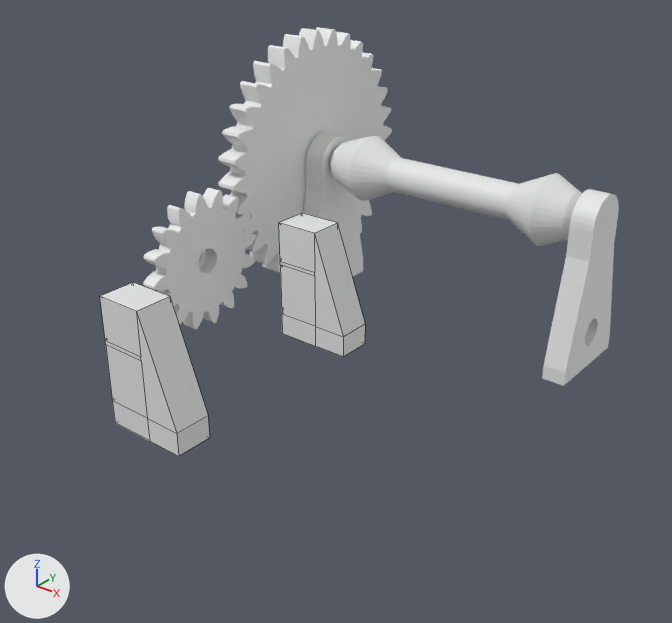
What one commit did to the Blender file shadeopener/modeling/shades.blend.
One viewpoint serves both versions: a camera (50 mm lens) standing at (141.5, -129.4, 82.3) and looking at (33.4, 5.8, -1.5). The lights are fixed; the arrows at lower left show +X, +Y and +Z. Mesh edges are drawn as thin lines on the coarser meshes.

The scene before the commit, as lines of its bpy script (objects in view):
```python
me_cube_007 = bpy.data.meshes.new('Cube.007')
me_cube_007.from_pydata(...)  # 333 vertices, 386 faces, 15 loose edges; spans x 0.5..5.5, y -11.0..10.9, z -32.8..6.0
me_plane_000 = bpy.data.meshes.new('Plane.000')
me_plane_000.from_pydata(...)  # 285 vertices, 341 faces; spans x -22.0..67.0, y -8.1..91.9, z -15.0..0.4
me_plane_002 = bpy.data.meshes.new('Plane.002')
me_plane_002.from_pydata(...)  # 152 vertices, 156 faces, 74 loose edges; spans x 0.0..18.0, y -4.0..3.9, z -13.0..14.2
ob_bottom_plate_1_001 = bpy.data.objects.new('bottom plate 1.001', me_plane_000)
ob_bottom_plate_1_001.location = (11.8, -32.0, -3.3)
ob_bottom_plate_1_001.hide_viewport = True
ob_servo_holder_2 = bpy.data.objects.new('servo holder 2', me_plane_002)
ob_servo_holder_2.location = (11.8, -32.0, -3.3)
ob_spool_holder = bpy.data.objects.new('spool holder', me_cube_007)
ob_spool_holder.location = (-1.0, 42.6, 16.5)
# also in view: 'spool holder 2' at (71.0, 42.5, 3.1); 'servo holder 1' at (20.8, 16.7, -2.7); 'spool' at (38.6, 42.5, 16.5); 'pinion gear' at (-3.7, 3.0, 1.7); 'spur gear' at (4.0, 42.6, 16.5)
```
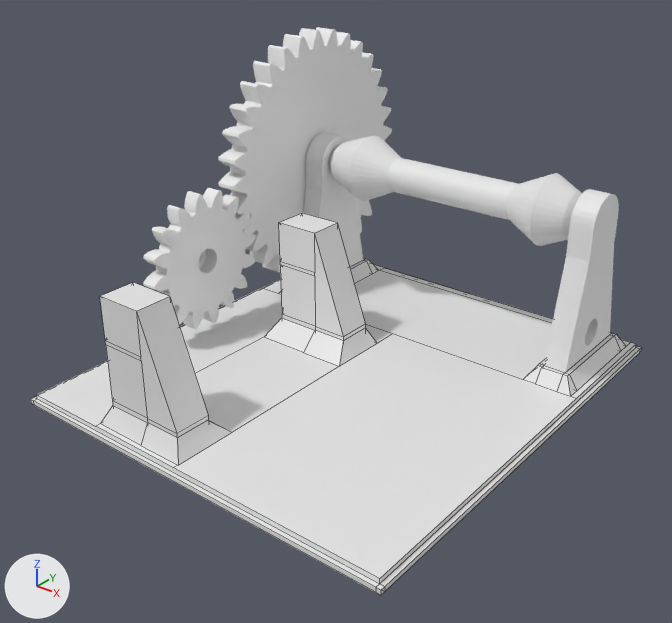
Commit message: Separated servo holders from bottom plate

Where the change shows, as pixel boxes [x1, y1, x2, y2] in the pictures (672 x 623 px):
'bottom plate 1.001', shown
    after: [30, 258, 641, 595]
part 1 of me_plane_000, cut back
    after: [350, 259, 545, 384]

The change, as a diff of the scene's bpy script:
```diff
--- a/shadeopener/modeling/shades.blend.py
+++ b/shadeopener/modeling/shades.blend.py
@@ me_plane_000 @@
 # used by ob_bottom_plate_1_001; location = (11.8, -32.0, -3.3)
-me_plane_000.from_pydata(...)  # 285 vertices, 341 faces; spans x -22.0..67.0, y -8.1..91.9, z -15.0..0.4
+me_plane_000.from_pydata(...)  # 149 vertices, 129 faces; spans x -22.0..67.0, y -8.1..91.9, z -15.0..-9.0
+# me_plane_000 part 1
+# 140 vertices are removed from x -7.3..56.7, y 63.6..85.5, z -9.8..0.4
+# 224 faces are deleted
+# 4 vertices move from x -4.3..53.7, y 62.6..86.5, z -9.8 to x -6.3..55.7, y 62.6..86.5, z -9.8
+# 4 vertices are added at (55.7, 85.5, -9.8), (55.7, 63.6, -9.8), (-6.3, 63.6, -9.8), (-6.3, 85.5, -9.8)
+# 12 new faces join them
@@ ob_bottom_plate_1_001 @@
 ob_bottom_plate_1_001.location = (11.8, -32.0, -3.3)
-ob_bottom_plate_1_001.hide_viewport = True
```
